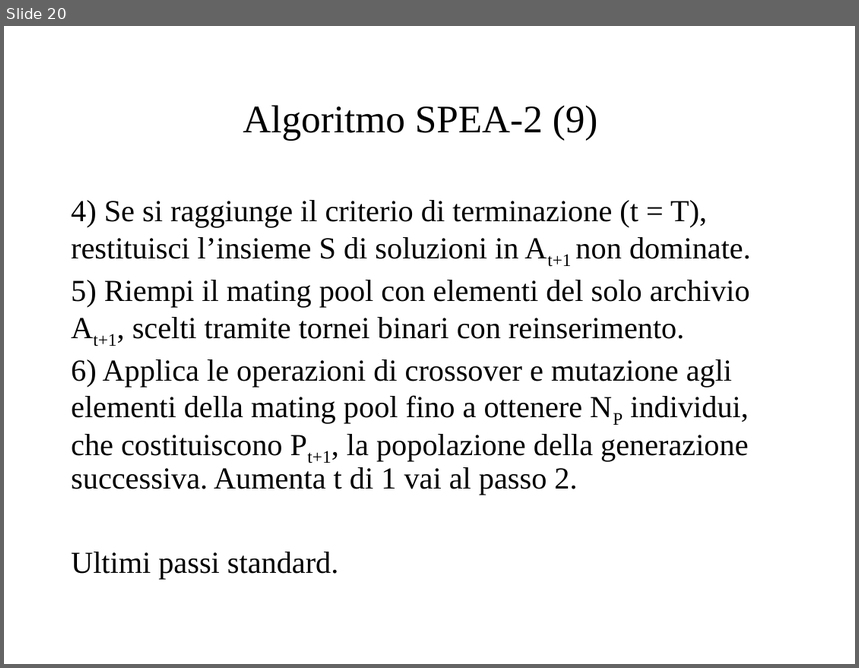
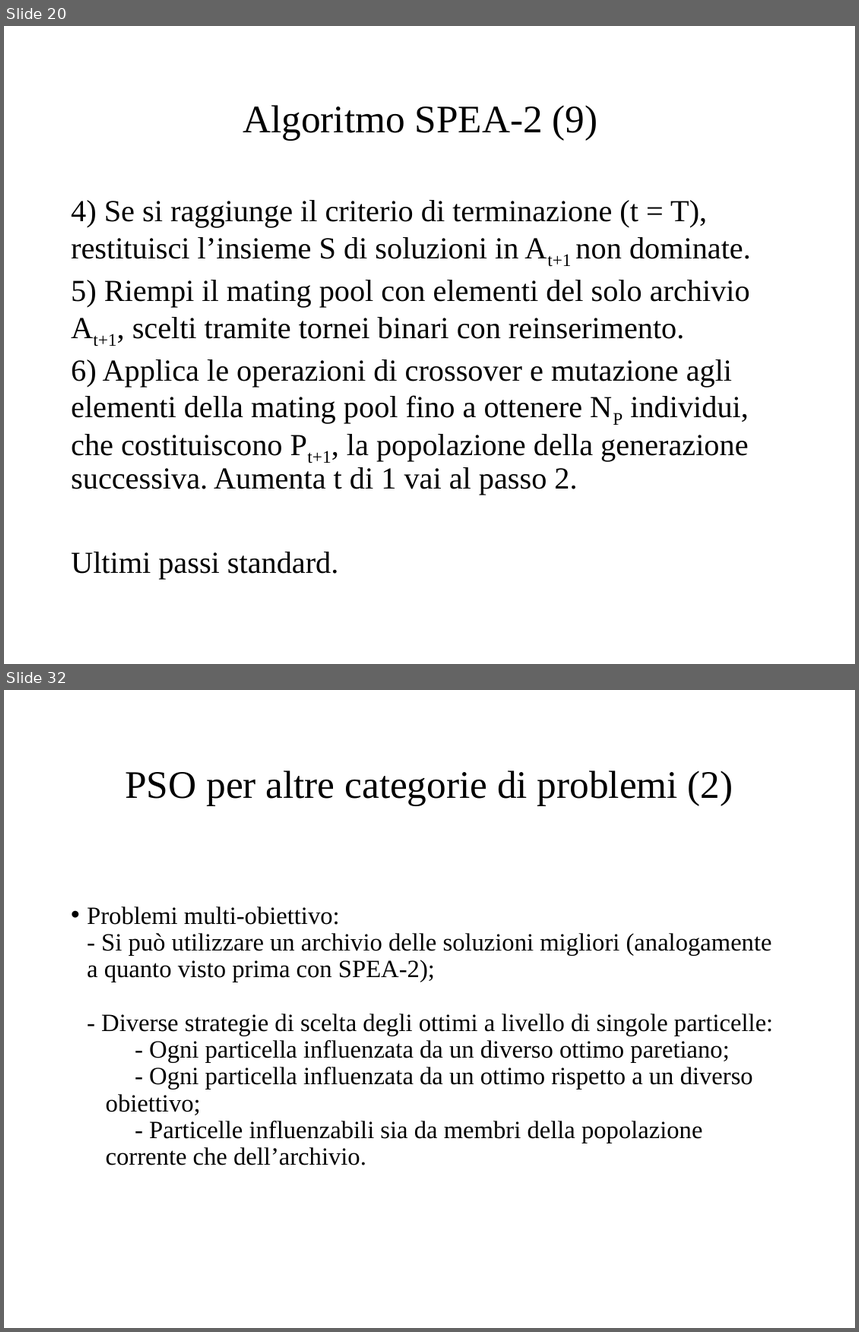
Before and after one commit to micferr/OptimizationProject, a slide deck: Presentation/Presentazione.pptx. Shown one above the other, each under a label of ours: slide 20 before the commit, slides 20 and 32 after it; the slides between them are not shown. The pictures are 859x668 and 859x1332 pixels, drawn with LibreOffice and Linux fonts; fonts in the diff are those of the drawing. Boxes give left, top, right and bottom in pixels: in the first picture for what was removed or moved away, otherwise in the second. Text is boxed around its words. In the diff, an @@ line names an element or a change of style, - is before the commit and + after.

```diff
--- a/Presentation/Presentazione.pptx
+++ b/Presentation/Presentazione.pptx
@@ slide 32 added at (x1=4, y1=690, x2=855, y2=1328), background #FFFFFF @@
@@ title added at (x1=125, y1=771, x2=734, y2=806), 33 pt, text #000000 @@
+PSO per altre categorie di problemi (2)
@@ text added at (x1=87, y1=907, x2=773, y2=1166), 21 pt, text #000000 @@
+• Problemi multi-obiettivo:
+  - Si può utilizzare un archivio delle soluzioni migliori (analogamente a quanto visto prima con SPEA-2);
+  - Diverse strategie di scelta degli ottimi a livello di singole particelle:
+  - Ogni particella influenzata da un diverso ottimo paretiano;
+  - Ogni particella influenzata da un ottimo rispetto a un diverso obiettivo;
+  - Particelle influenzabili sia da membri della popolazione corrente che dell’archivio.
```
Also in this commit, not shown: 1 slide changed, 12 other slides added, 1 slide removed.
